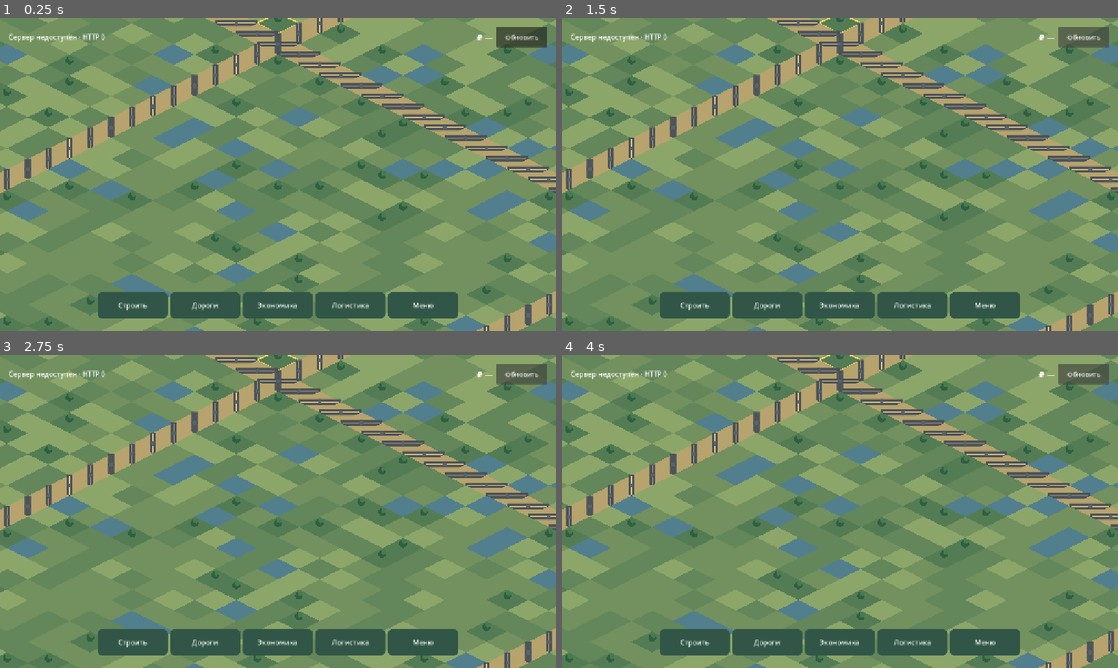
Above: before the commit, frames 1-4 (two rows, left to right).
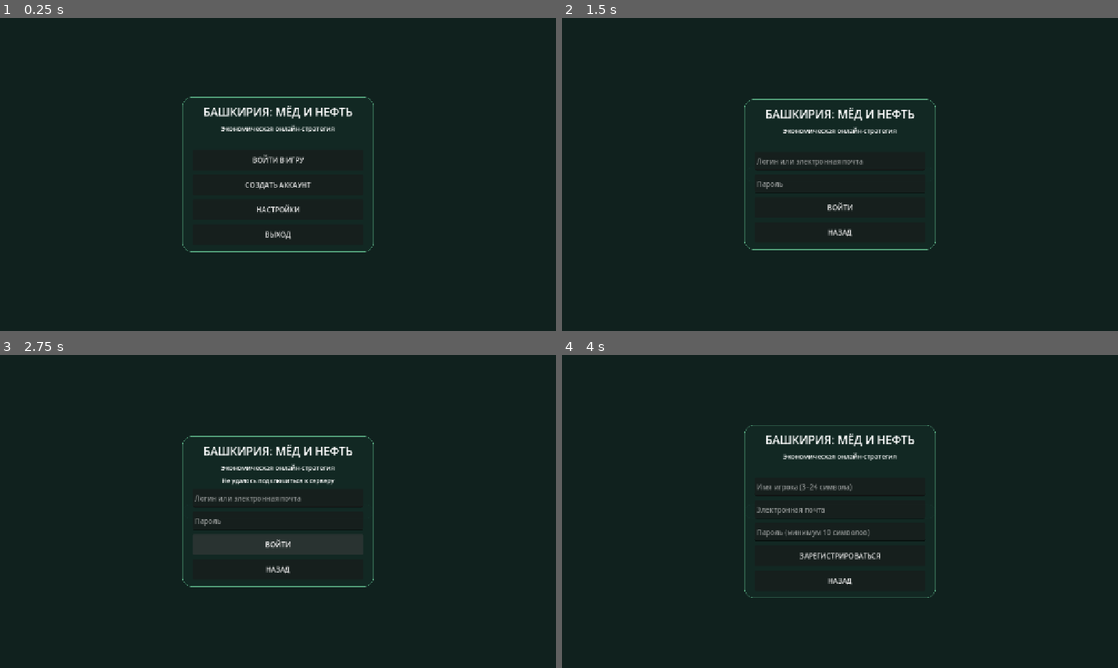
Above: after the commit, the same moments.

Repository: maillunex-lang/LunexEconom
Game: Godot game, scene res://main.tscn
Same seed, same stepped clock (60 frames per second), same inputs: the game is played once before the commit and once after it. Before the commit the project starts from res://world.tscn.
Inputs (mouse positions are in pixels of both pictures, inside the frame that each line leads up to):
- Up to frame 1 (0.25 s): no input
- Up to frame 2 (1.5 s): click (1084, 36) at 0.5 s, where only the run before the commit has a clickable "Обновить"; click "Обновить" (after the commit: "ВОЙТИ В ИГРУ") at 1.25 s
- Up to frame 3 (2.75 s): click "Обновить" (after the commit: "ВОЙТИ") at 2 s
- Up to frame 4 (4 s): click "Обновить" (after the commit: "НАЗАД") at 2.75 s; click "Обновить" (after the commit: "СОЗДАТЬ АККАУНТ") at 3.5 s

The runs differ from the first frame. In frame 1, 100% of the frame differs, in the area x 0-100%, y 0-100%; in frame 2, 100%; in frame 3, 100%; in frame 4, 100%.

Commit message:
feat(android): launch main menu before entering the world

Diff:
--- a/client/project.godot
+++ b/client/project.godot
@@ -2,7 +2,7 @@
 
 [application]
 config/name="Башкирия: Мёд и Нефть"
-run/main_scene="res://world.tscn"
+run/main_scene="res://main.tscn"
 config/features=PackedStringArray("4.7", "GL Compatibility")
 
 [display]
